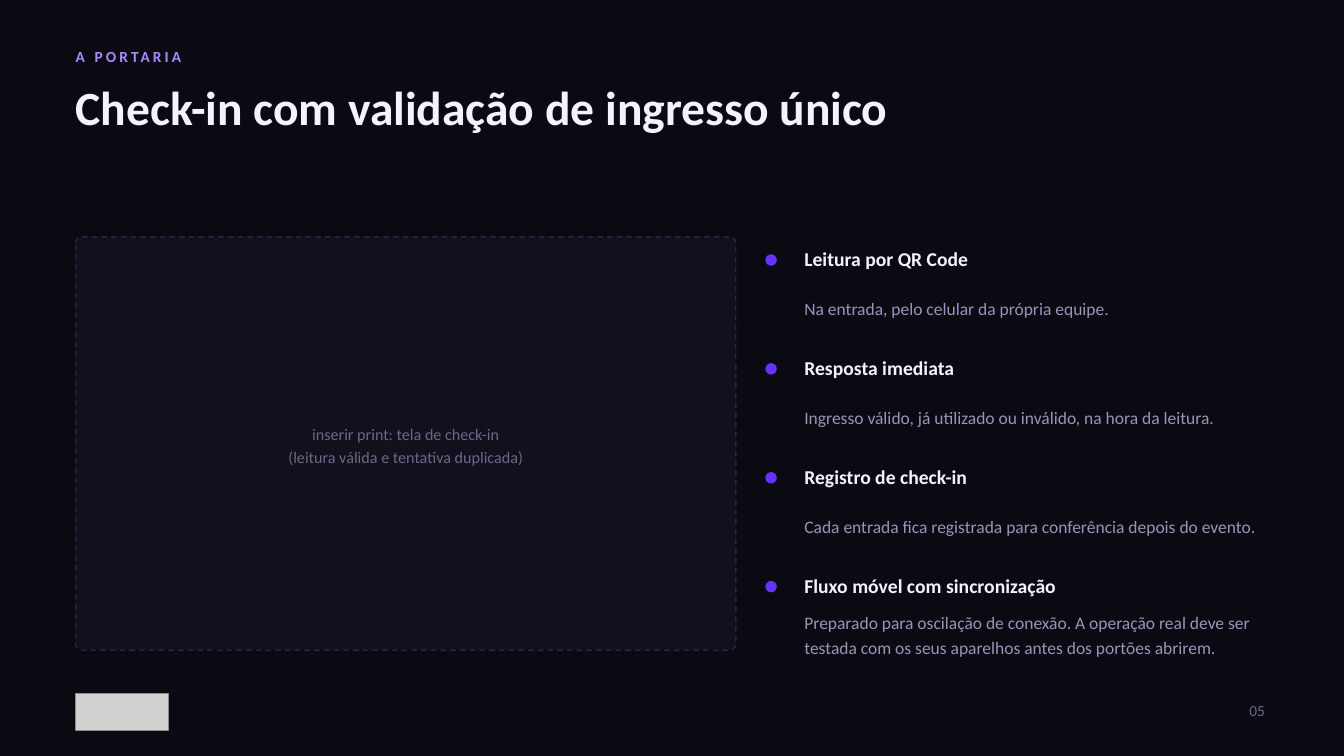
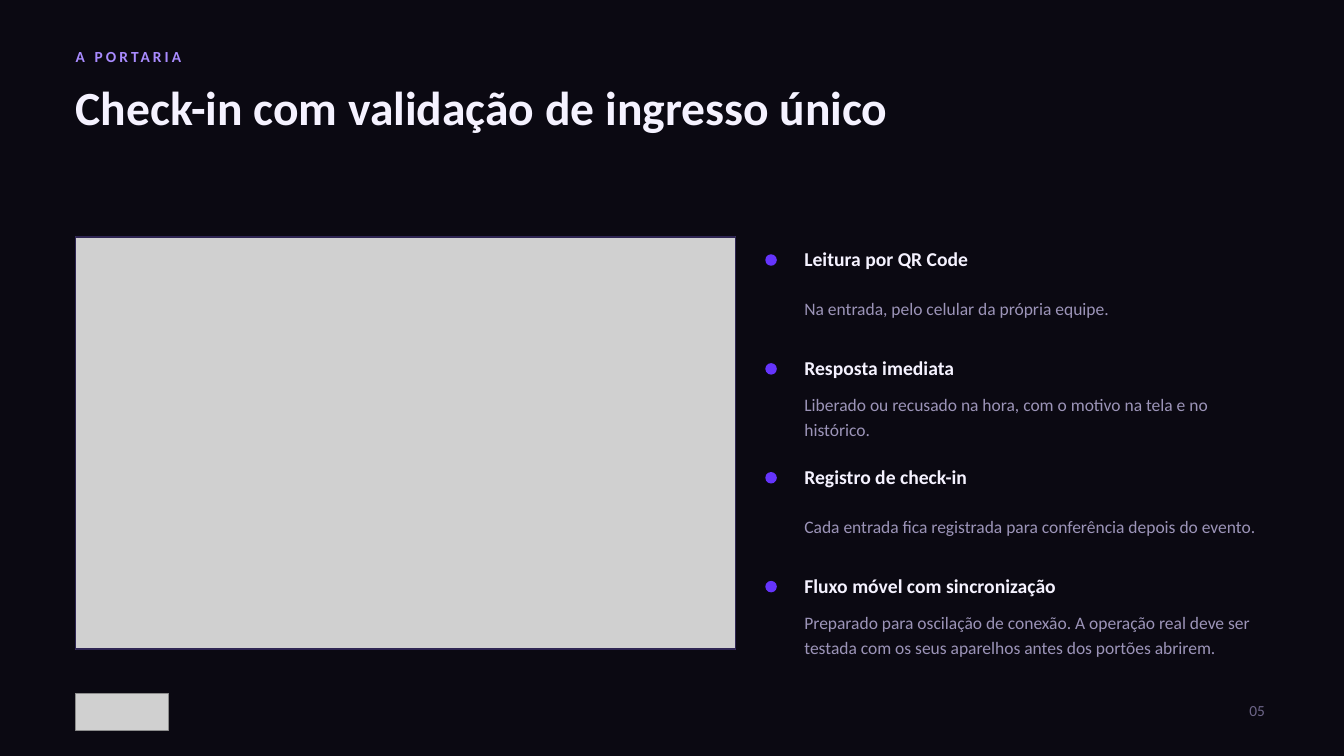
Before and after one commit to Matheusgivisiez/Eventflow, a slide deck: slide 5 of comercial/Evenflow_Deck_Comercial.pptx. Drawn at 1344x756 pixels with LibreOffice and Linux fonts; fonts in the diff are those of the drawing; grey boxes stand for pictures. Boxes give left, top, right and bottom in pixels: in the first picture for what was removed or moved away, otherwise in the second. Text is boxed around its words. In the diff, an @@ line names an element or a change of style, - is before the commit and + after.

```diff
--- a/comercial/Evenflow_Deck_Comercial.pptx
+++ b/comercial/Evenflow_Deck_Comercial.pptx
@@ rounded rectangle removed at [76,237,736,650] @@
@@ picture added at [76,237,736,649] @@
@@ rectangle added at [76,237,736,649], outline #2E2552 1 pt @@
@@ text at [804,399,1207,436]: text changed @@
-Ingresso válido, já utilizado ou inválido, na hora da leitura.
+Liberado ou recusado na hora, com o motivo na tela e no histórico.
@@ text removed at [288,429,523,466] @@
-inserir print: tela de check-in
-(leitura válida e tentativa duplicada)
```
Also in this commit, not shown: 2 other slides changed, 40 other files.
